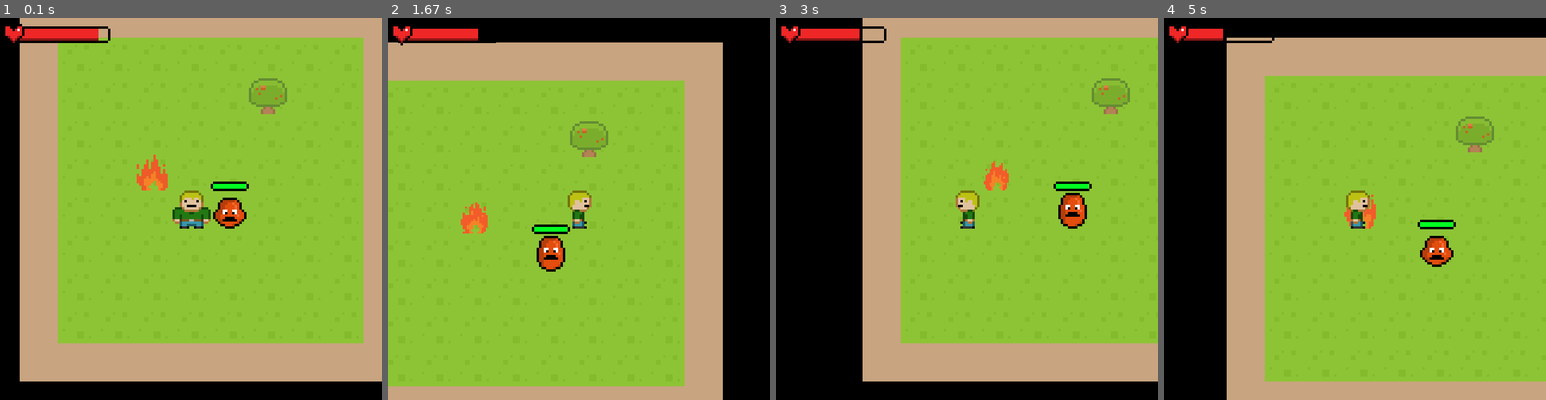
Above: before the commit, frames 1-4 (left to right).
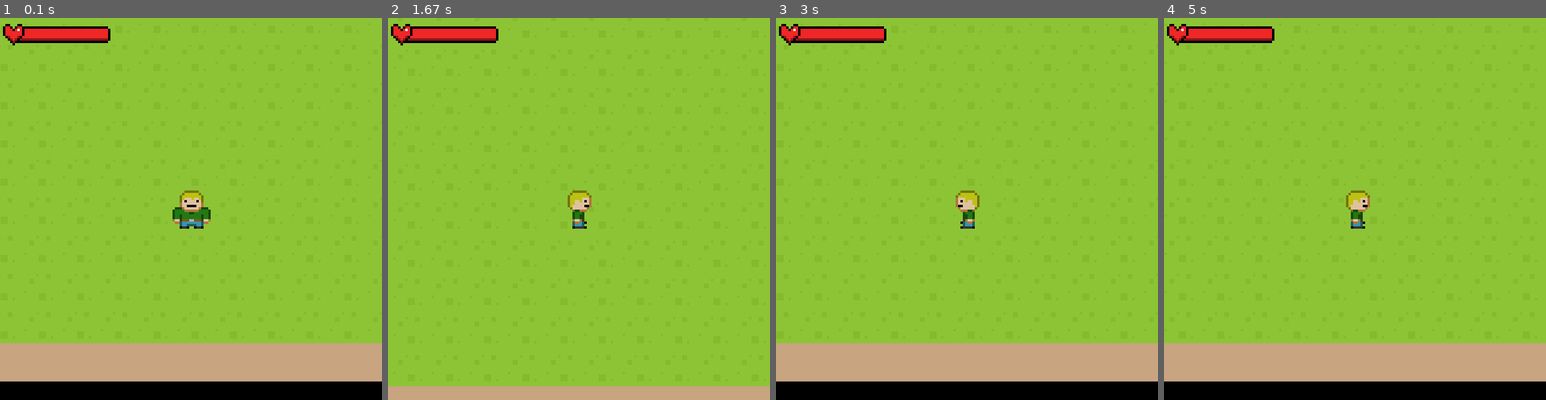
Above: after the commit, the same moments.

Repository: Flashweb14/PyGameRPG
Game: pygame game, started from RPG/__main__.py
Same seed, same stepped clock (60 frames per second), same inputs: the game is played once before the commit and once after it.
Inputs:
- Up to frame 1 (0.1 s): no input
- Up to frame 2 (1.67 s): hold D 0.33-0.8 s; hold W 0.83-1.13 s; hold D 1.17-1.63 s
- Up to frame 3 (3 s): hold A 1.67-2.2 s; hold S 2.23-2.53 s; hold A 2.57-2.97 s
- Up to frame 4 (5 s): hold W 3-3.37 s; hold D 3.4-4.03 s; hold S 4.07-4.43 s; hold A 4.47-4.93 s; hold D from 4.97 s (still down)

The runs differ from the first frame. In frame 1, 22% of the frame differs, in the area x 0-100%, y 0-96%; in frame 2, 35%; in frame 3, 34%; in frame 4, 47%, in the area x 0-100%, y 0-100%.

Commit message:
:sparkles: Добавление мобам возможности преследования игрока

Diff:
--- a/RPG/resources/level_maps/level.txt
+++ b/RPG/resources/level_maps/level.txt
@@ -1,10 +1,18 @@
-##########
-#........#
-#.....T..#
-#........#
-#........#
-#...@....#
-#........#
-#........#
-#........#
-##########
+####################
+#..................#
+#.....T............#
+#..................#
+#..................#
+#..................#
+#..................#
+#..................#
+#..................#
+#..................#
+#..................#
+#..................#
+#..................#
+#......@...........#
+#..................#
+#..................#
+#..................#
+####################
--- a/RPG/scripts/gui.py
+++ b/RPG/scripts/gui.py
@@ -1,6 +1,5 @@
 from RPG.scripts.game_object import GameObject
 from RPG.scripts.consts import HP_BAR_0, HP_BAR_1
-from RPG.scripts.utilities import load_image
 import pygame
 
 
@@ -13,10 +12,10 @@
 
     def update(self, *args):
         pygame.draw.rect(self.image, (0, 0, 0, 0), (36, 8, 140, 20))
-        if self.game.player.hp >= 1:
+        if self.game.player.hp >= 0:
             pygame.draw.rect(self.image, (239, 39, 39),
-                             (36, 8, 140 // self.game.player.max_hp * (self.game.player.hp - 1), 16))
+                             (36, 8, 140 // self.game.player.max_hp * self.game.player.hp, 16))
             pygame.draw.rect(self.image, (138, 22, 22),
-                             (36, 24, 140 // self.game.player.max_hp * (self.game.player.hp - 1), 4))
+                             (36, 24, 140 // self.game.player.max_hp * self.game.player.hp, 4))
         else:
             self.image = HP_BAR_0
--- a/RPG/scripts/player.py
+++ b/RPG/scripts/player.py
@@ -31,7 +31,7 @@
         self.direction = 'down'
 
         self.max_hp = 10
-        self.hp = self.max_hp
+        self.hp = 10
 
     def handle_event(self, event):
         if event.type == pygame.KEYDOWN:
--- a/RPG/scripts/red_slime.py
+++ b/RPG/scripts/red_slime.py
@@ -9,6 +9,8 @@
     def __init__(self, game, x, y):
         super().__init__(game, RED_SLIME_1, x, y, 5, 1)
         self.animation_list = [RED_SLIME_1, RED_SLIME_2, RED_SLIME_3]
+        self.speed = 1
+        self.angered = False
 
     def update(self):
         if self.game.count % 10 == 0:
@@ -21,16 +23,38 @@
         if self.hp <= 0:
             self.die()
 
-        check_sprite = pygame.sprite.Sprite()
-        check_sprite.rect = pygame.Rect(
-            ((0, 0), (TILE_SIZE + self.game.player.speed * 4, TILE_SIZE + self.game.player.speed * 4)))
-        check_sprite.rect.x = self.rect.x - self.game.player.speed * 2
-        check_sprite.rect.y = self.rect.y - self.game.player.speed * 2
-        if pygame.sprite.collide_rect(check_sprite, self.game.player):
-            self.game.player.hp -= self.damage / self.game.FPS
+        if self.check_player_around(TILE_SIZE + self.game.player.speed * 4, self.game.player.speed * 2):
+            print('attack')
+            # TODO Attack
+        elif self.check_player_around(TILE_SIZE * 8, TILE_SIZE * 4) and not self.angered:
+            self.angered = True
+        else:
+            if self.angered:
+                self.move()
 
     def die(self):
         for group in self.game.groups:
             if self in group:
                 group.remove(self)
         self.game.all_sprites.remove(self.hp_bar)
+
+    def check_player_around(self, rect_size, delta):
+        check_sprite = pygame.sprite.Sprite()
+        check_sprite.rect = pygame.Rect((0, 0), (rect_size, rect_size))
+        check_sprite.rect.x = self.rect.x - delta
+        check_sprite.rect.y = self.rect.y - delta
+        return pygame.sprite.collide_rect(check_sprite, self.game.player)
+
+    def move(self):
+        if self.game.player.rect.x > self.rect.x:
+            self.rect.x += self.speed
+        elif self.game.player.rect.x < self.rect.x:
+            self.rect.x -= self.speed
+
+        if self.game.player.rect.y > self.rect.y:
+            self.rect.y += self.speed
+        elif self.game.player.rect.y < self.rect.y:
+            self.rect.y -= self.speed
+
+    def attack(self):
+        pass
